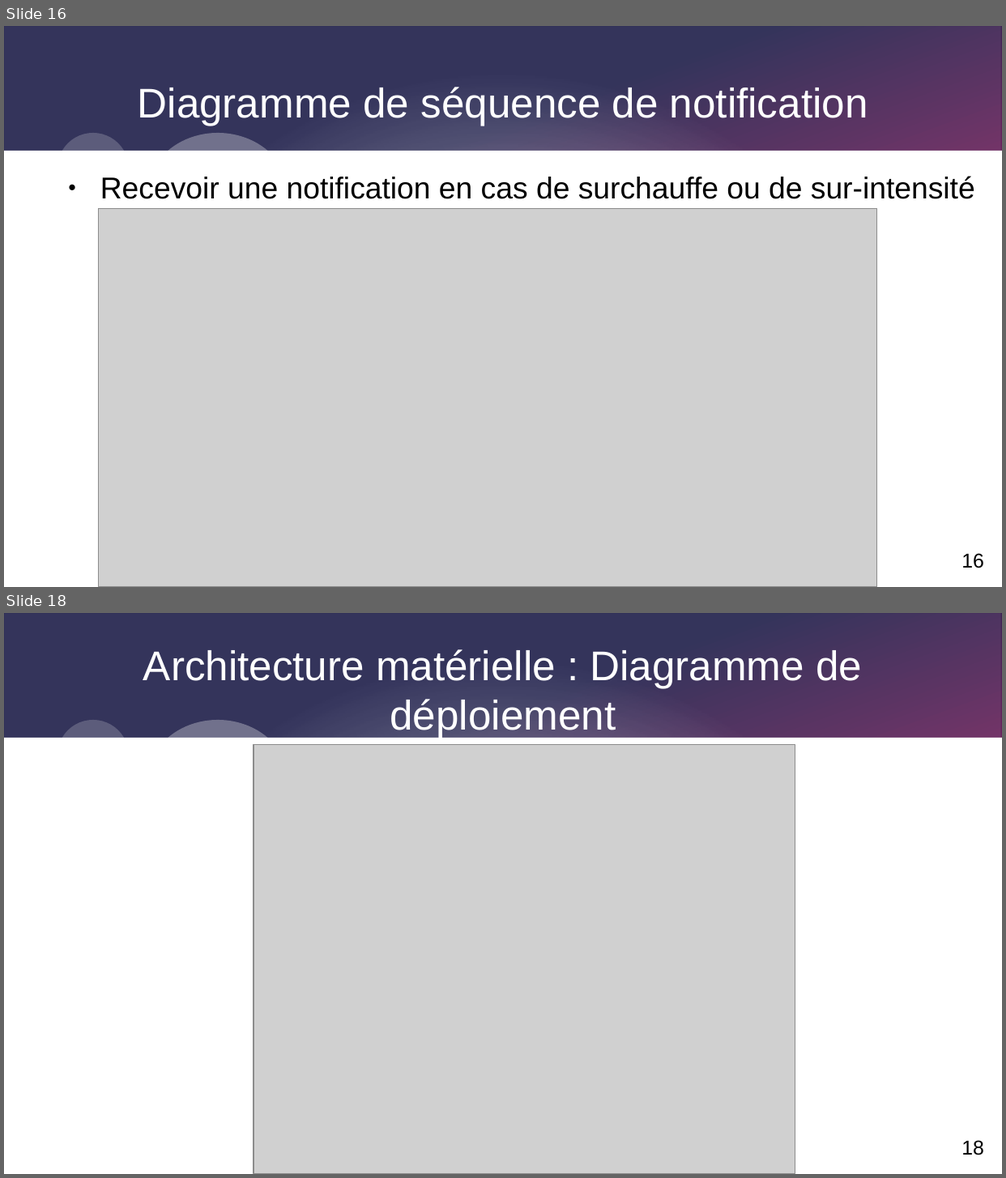
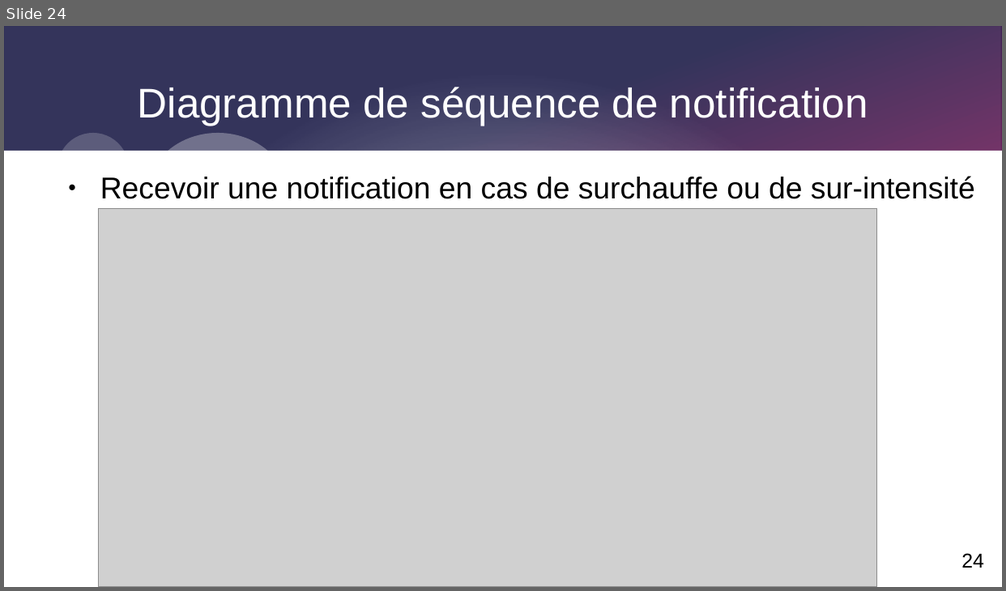
Before and after one commit to Corentinh2/PROJET_GESTIONNAIRE_DE_CHARGE, a slide deck: revue3/diapo_revue_3.odp. Shown one above the other, each under a label of ours: slides 16 and 18 before the commit, slide 24 after it; the slides between them are not shown. The pictures are 1006x1178 and 1006x591 pixels, drawn with LibreOffice and Linux fonts; fonts in the diff are those of the drawing; grey boxes stand for pictures. Boxes give left, top, right and bottom in pixels: in the first picture for what was removed or moved away, otherwise in the second. Text is boxed around its words. In the diff, an @@ line names an element or a change of style, - is before the commit and + after.

```diff
--- a/revue3/diapo_revue_3.odp
+++ b/revue3/diapo_revue_3.odp
@@ slide 18 removed at <box>4,613,1002,1174</box>, background #FFFFFF; not listed: 5 template elements that a slide beside it also shows @@
@@ title removed at <box>143,649,862,738</box> @@
-Architecture matérielle : Diagramme de déploiement
@@ picture removed at <box>254,744,795,1174</box> @@
@@ page number removed at <box>961,1140,984,1156</box> @@
-18
@@ what was slide 16 is now slide 24 @@
@@ page number at <box>961,553,984,568</box>: text changed @@
-16
+24
```
Also in this commit, not shown: 9 slides changed, 15 slides added, 7 other slides removed, 4 other files.
